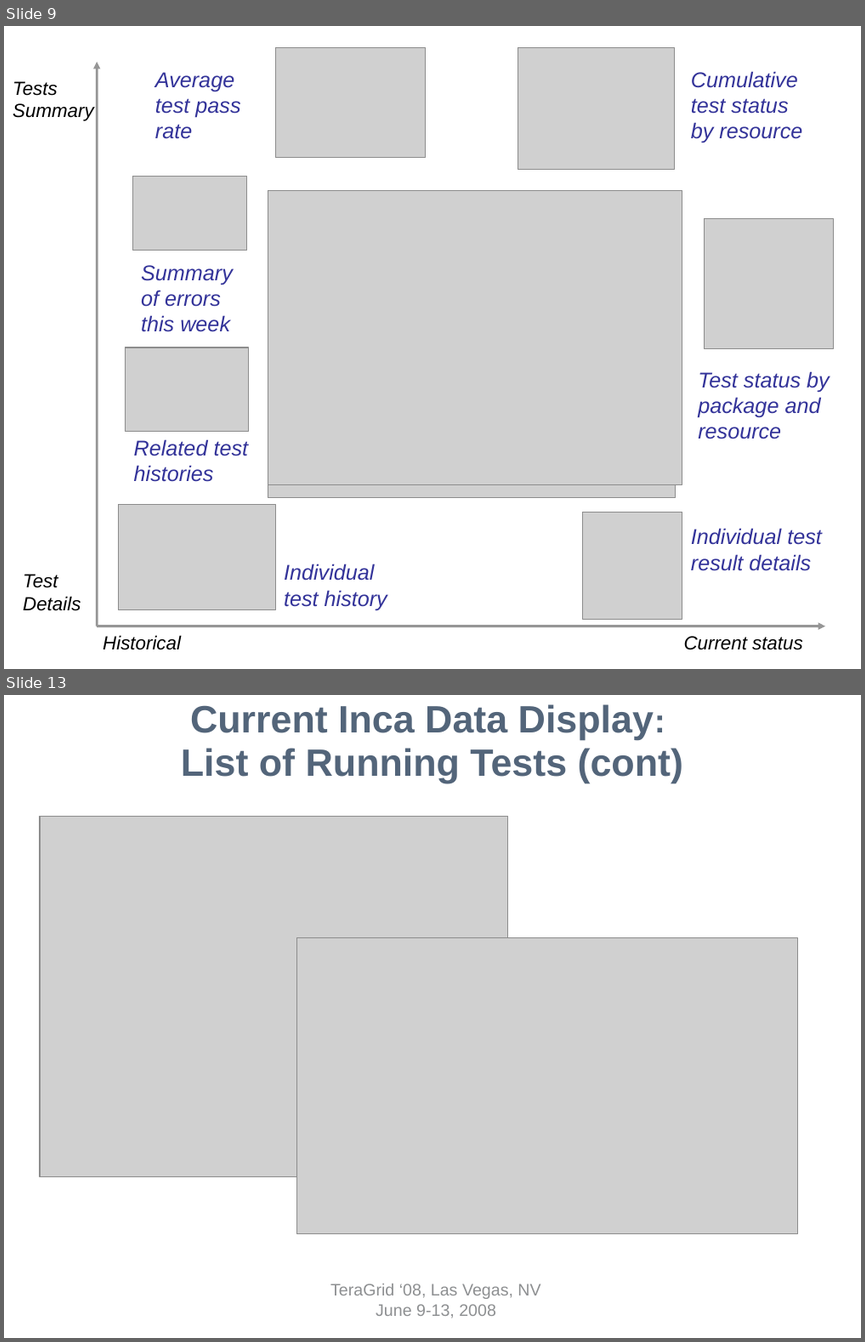
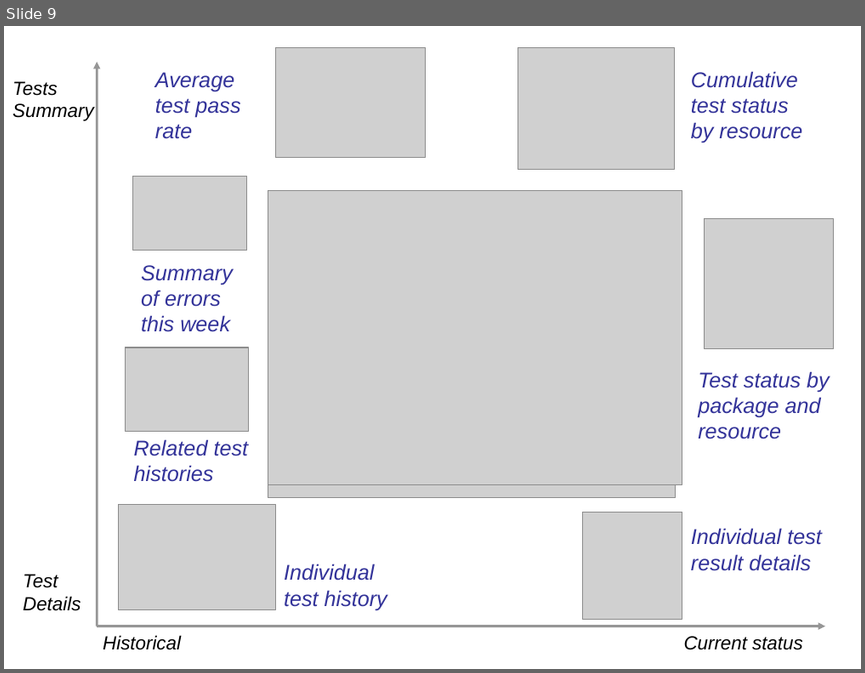
Before and after one commit to IncaProject/inca-xsede, a slide deck: talks/tg08/inca-tg08.ppt. Shown one above the other, each under a label of ours: slides 9 and 13 before the commit, slide 9 after it; the slides between them are not shown. The pictures are 865x1342 and 865x673 pixels, drawn with LibreOffice and Linux fonts; fonts in the diff are those of the drawing; grey boxes stand for pictures; background and template pictures are left out. Boxes give left, top, right and bottom in pixels: in the first picture for what was removed or moved away, otherwise in the second. Text is boxed around its words. In the diff, an @@ line names an element or a change of style, - is before the commit and + after.

```diff
--- a/talks/tg08/inca-tg08.ppt
+++ b/talks/tg08/inca-tg08.ppt
@@ slide 13 removed at box(4, 695, 861, 1338), background #FFFFFF @@
@@ title removed at box(181, 704, 683, 783) @@
-Current Inca Data Display:
-List of Running Tests (cont)
@@ picture removed at box(40, 817, 508, 1176) @@
@@ picture removed at box(297, 937, 798, 1234) @@
@@ text removed at box(330, 1283, 540, 1318) @@
-TeraGrid ‘08, Las Vegas, NV
-June 9-13, 2008
```
Also in this commit, not shown: 6 slides changed, 3 slides added, 7 other slides removed.
